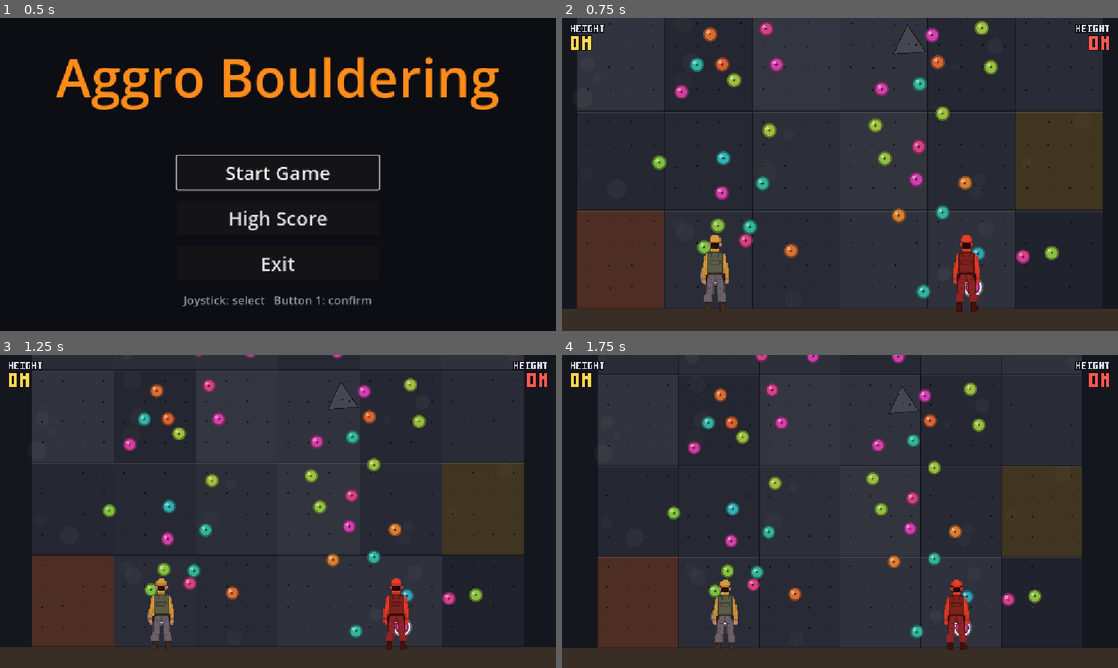
Above: before the commit, frames 1-4 (two rows, left to right).
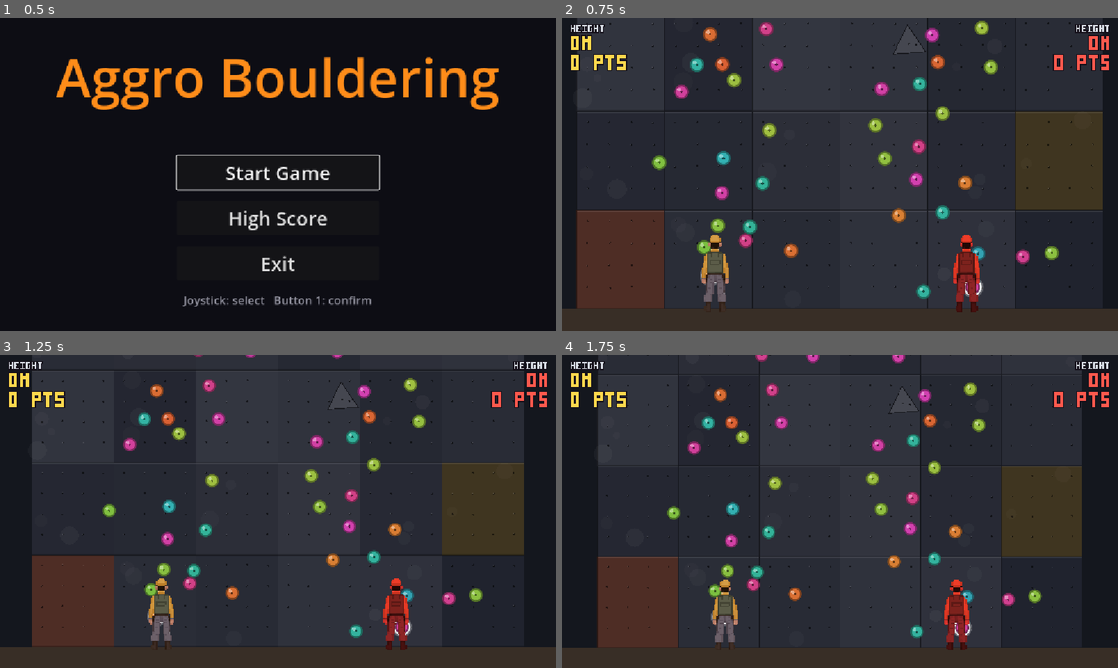
Above: after the commit, the same moments.

Repository: eastlin7/arcade-game-hackathon
Game: Godot game, scene res://Main.tscn
Two runs of this game, one before a commit and one after it. Both use one fixed random seed, a clock stepped at 60 frames per second and the inputs below.
Inputs:
- Up to frame 1 (0.5 s): no input
- Up to frame 2 (0.75 s): click "Start Game" at 0.5 s
- Up to frame 3 (1.25 s): no input
- Up to frame 4 (1.75 s): tap Enter (ui_accept) at 1.25, 1.52 s; hold Right (ui_right) from 1.28 s (still down)

Frame 1 is identical in both runs. In frame 2, 0.6% of the frame differs, in the area x 1-99%, y 11-17%; in frame 3, 0.6%; in frame 4, 0.5%.

Commit message:
feat: competitive point system with leader pulse on HUD
+1 pt/sec to the strictly higher player (metre-rounded, tie scores nothing).
Score drawn under each height meter with the existing bitmap font (new P/S
glyphs); leading player's score pulses bright and pops on each point.

Diff:
--- a/Game.gd
+++ b/Game.gd
@@ -28,6 +28,10 @@
 
 var _shake := 0.0
 
+# Competitive scoring: +1 pt/sec to whichever player is strictly higher
+# (rounded to the meter, same calc as the HUD). Tie -> nobody scores.
+var _score_accum := 0.0
+
 
 func add_shake(amount: float) -> void:
 	_shake = maxf(_shake, amount)
@@ -53,6 +57,22 @@
 	elif camera.offset != Vector2.ZERO:
 		camera.offset = Vector2.ZERO
 
+	# Competitive scoring tick.
+	var h1: int = height_hud.height_m()
+	var h2: int = height_hud2.height_m()
+	height_hud.set_leading(h1 > h2)
+	height_hud2.set_leading(h2 > h1)
+	if h1 == h2:
+		_score_accum = 0.0
+	else:
+		_score_accum += delta
+		while _score_accum >= 1.0:
+			_score_accum -= 1.0
+			if h1 > h2:
+				height_hud.add_point()
+			else:
+				height_hud2.add_point()
+
 
 func _unhandled_input(event: InputEvent) -> void:
 	# Arcade cabinet contract: exit action quits the game.
--- a/HeightHud.gd
+++ b/HeightHud.gd
@@ -33,6 +33,8 @@
 	"I": ["###", ".#.", ".#.", ".#.", "###"],
 	"G": ["###", "#..", "#.#", "#.#", "###"],
 	"T": ["###", ".#.", ".#.", ".#.", ".#."],
+	"P": ["###", "#.#", "###", "#..", "#.."],
+	"S": ["###", "#..", "###", "..#", "###"],
 	" ": ["...", "...", "...", "...", "..."],
 }
 
@@ -40,36 +42,76 @@
 var _start_y := 0.0
 var _height_m := -1  # last drawn value; redraw only on change
 
+# Competitive score (driven by Game.gd).
+var _score := 0
+var _leading := false  # strictly higher than the other player -> pulse effect
+var _flash := 0.0      # 1.0 -> 0.0 pop each time a point lands
+var _time := 0.0       # drives the leader pulse
+
 
 func setup(p: Node2D) -> void:
 	player = p
 	_start_y = p.global_position.y
 
 
-func _process(_delta: float) -> void:
+func height_m() -> int:
+	if player == null or not is_instance_valid(player):
+		return 0
+	return maxi(0, int((_start_y - player.global_position.y) / PIXELS_PER_METER))
+
+
+func add_point() -> void:
+	_score += 1
+	_flash = 1.0
+	queue_redraw()
+
+
+func set_leading(l: bool) -> void:
+	if l != _leading:
+		_leading = l
+		queue_redraw()
+
+
+func _process(delta: float) -> void:
 	if player == null or not is_instance_valid(player):
 		return
-	var m := maxi(0, int((_start_y - player.global_position.y) / PIXELS_PER_METER))
+	var m := height_m()
 	if m != _height_m:
 		_height_m = m
+		queue_redraw()
+	# Animate only while the effect is live (cheap: static HUD redraws on change).
+	if _leading or _flash > 0.0:
+		_time += delta
+		_flash = maxf(0.0, _flash - delta * 3.0)
 		queue_redraw()
 
 
 func _draw() -> void:
 	var num := "%dM" % maxi(_height_m, 0)
-	var pos := MARGIN
+	var score_txt := "%d PTS" % _score
+
+	# Leader effect: pulsing brighter color + a size pop when a point lands.
+	var score_col := fill
+	var score_s := float(PX)
+	if _leading:
+		var pulse := 0.5 + 0.5 * sin(_time * 6.0)
+		score_col = fill.lerp(Color(1.0, 1.0, 1.0), 0.35 + 0.4 * pulse)
+		score_s = PX * (1.0 + 0.06 * pulse + 0.25 * _flash)
+
+	var y_num := MARGIN.y + 5.0 * PX_SMALL + 8.0
+	var y_score := y_num + 5.0 * PX + 10.0
 	if right_side:
-		# Right-align both lines against the right margin.
+		# Right-align all lines against the right margin.
 		var w_cap := _text_width("HEIGHT", PX_SMALL)
 		var w_num := _text_width(num, PX)
-		pos = Vector2(size.x - MARGIN.x - w_cap, MARGIN.y)
-		_draw_text("HEIGHT", pos, PX_SMALL, FILL_CAPTION)
-		pos = Vector2(size.x - MARGIN.x - w_num, MARGIN.y + 5.0 * PX_SMALL + 8.0)
-		_draw_text(num, pos, PX, fill)
+		var w_sc := _text_width(score_txt, score_s)
+		_draw_text("HEIGHT", Vector2(size.x - MARGIN.x - w_cap, MARGIN.y), PX_SMALL, FILL_CAPTION)
+		_draw_text(num, Vector2(size.x - MARGIN.x - w_num, y_num), PX, fill)
+		_draw_text(score_txt, Vector2(size.x - MARGIN.x - w_sc, y_score), score_s, score_col)
 	else:
-		_draw_text("HEIGHT", pos, PX_SMALL, FILL_CAPTION)
-		pos.y += 5.0 * PX_SMALL + 8.0
-		_draw_text(num, pos, PX, fill)
+		_draw_text("HEIGHT", MARGIN, PX_SMALL, FILL_CAPTION)
+		_draw_text(num, Vector2(MARGIN.x, y_num), PX, fill)
+		_draw_text(score_txt, Vector2(MARGIN.x, y_score), score_s, score_col)
 
 
 func _text_width(text: String, s: float) -> float:
